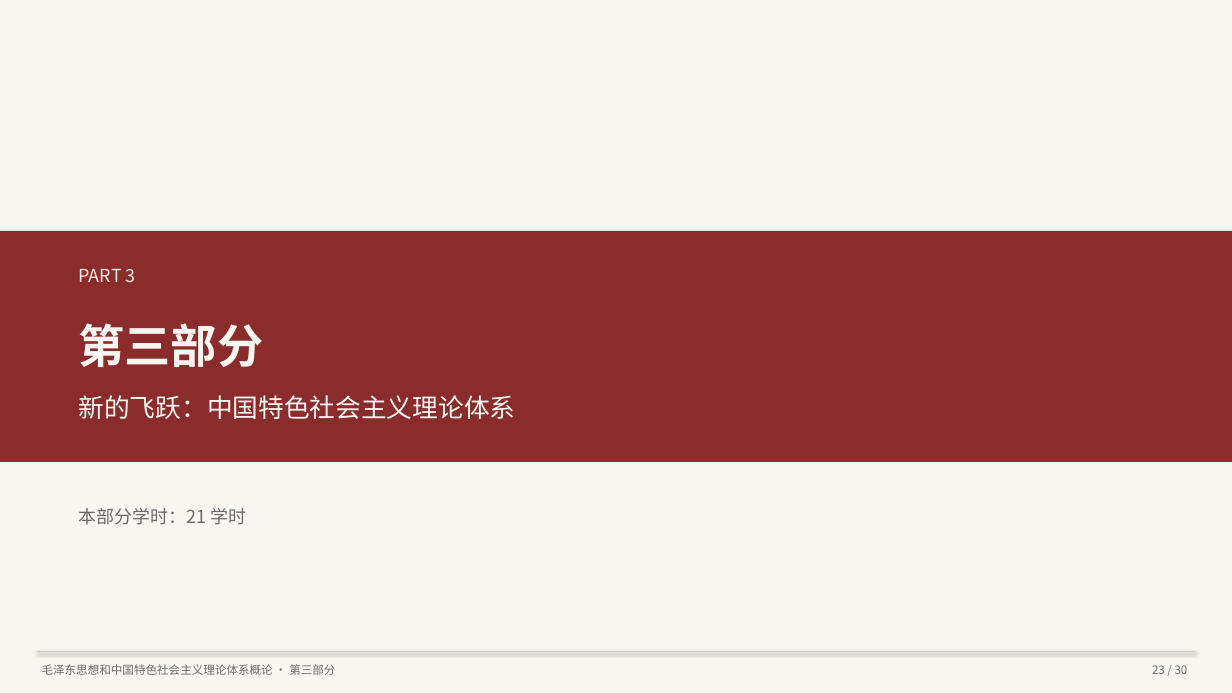
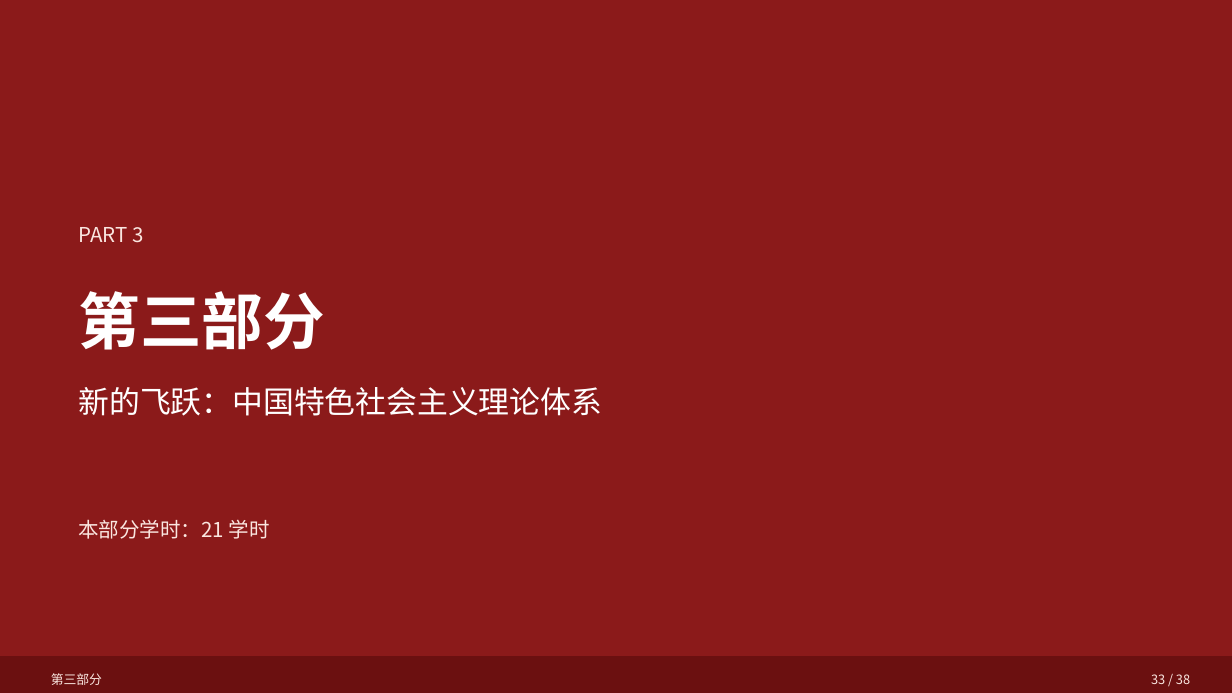
Before and after one commit to hsy358/obsidian-vault, a slide deck: slide 33 of 03-资源/PPT/毛泽东思想和中国特色社会主义理论体系概论 教学大纲概览.pptx (slide 23 before the commit). Drawn at 1232x693 pixels with LibreOffice and Linux fonts; fonts in the diff are those of the drawing. Boxes give left, top, right and bottom in pixels: in the first picture for what was removed or moved away, otherwise in the second. Text is boxed around its words. In the diff, an @@ line names an element or a change of style, - is before the commit and + after.

```diff
--- a/03-资源/PPT/毛泽东思想和中国特色社会主义理论体系概论 教学大纲概览.pptx
+++ b/03-资源/PPT/毛泽东思想和中国特色社会主义理论体系概论 教学大纲概览.pptx
@@ rectangle at box(0, 0, 1232, 693): fill #FAF7F2 to #8B1A1A @@
@@ rectangle removed at box(0, 231, 1232, 462) @@
@@ text "PART 3": place and size @@
-text "PART 3" at box(79, 269, 136, 282)
+text "PART 3" at box(79, 227, 143, 243)
@@ text "PART 3" at box(79, 227, 143, 243): size 14 to 16 pt; line spacing 1.2 to 1.3 @@
@@ text "第三部分": place and size @@
-text "第三部分" at box(79, 323, 264, 367)
+text "第三部分" at box(79, 291, 325, 350)
@@ text "第三部分" at box(79, 291, 325, 350): size 36 to 48 pt, text colour #FAF7F2 to #FFFFFF; line spacing 1.2 to 1.3 @@
@@ text "新的飞跃：中国特色社会主义理论体系": place and size @@
-text "新的飞跃：中国特色社会主义理论体系" at box(79, 395, 516, 419)
+text "新的飞跃：中国特色社会主义理论体系" at box(79, 387, 603, 416)
@@ text "新的飞跃：中国特色社会主义理论体系" at box(79, 387, 603, 416): size 20 to 24 pt, text colour #FAF7F2 to #FFFFFF; line spacing 1.2 to 1.3 @@
@@ text "本部分学时：21 学时": place and size @@
-text "本部分学时：21 学时" at box(79, 508, 247, 525)
+text "本部分学时：21 学时" at box(79, 519, 270, 539)
@@ text "本部分学时：21 学时" at box(79, 519, 270, 539): size 14 to 16 pt, text colour #6B6B6B to #FAE6E0; line spacing 1.2 to 1.3 @@
@@ rectangle added at box(0, 656, 1232, 693), fill #6B1010 @@
@@ line removed from (37, 652) to (1195, 652) @@
@@ text at box(51, 673, 102, 685): text changed; size 9 to 10 pt; text colour #6B6B6B to #FAE6E0 @@
-毛泽东思想和中国特色社会主义理论体系概论 · 第三部分
+第三部分
@@ text added at box(1151, 674, 1190, 684), 10 pt, text #FAE6E0 @@
+33 / 38
@@ text removed at box(1152, 665, 1188, 674) @@
-23 / 30
```
Also in this commit, not shown: 27 other slides changed, 10 slides added, 2 slides removed.
